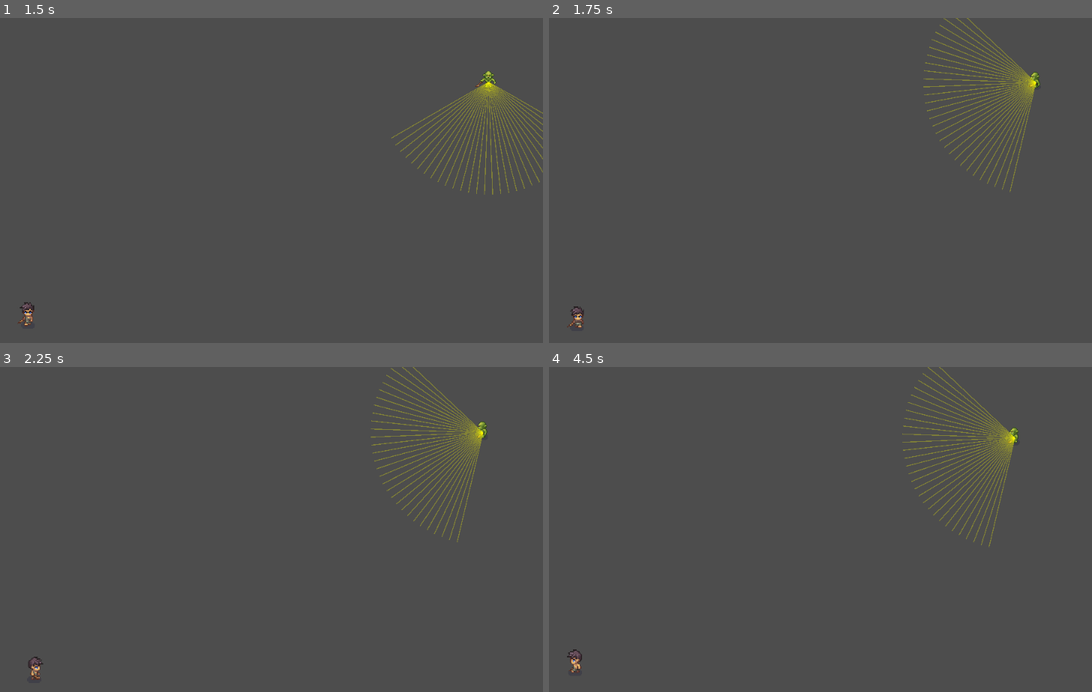
Above: before the commit, frames 1-4 (two rows, left to right).
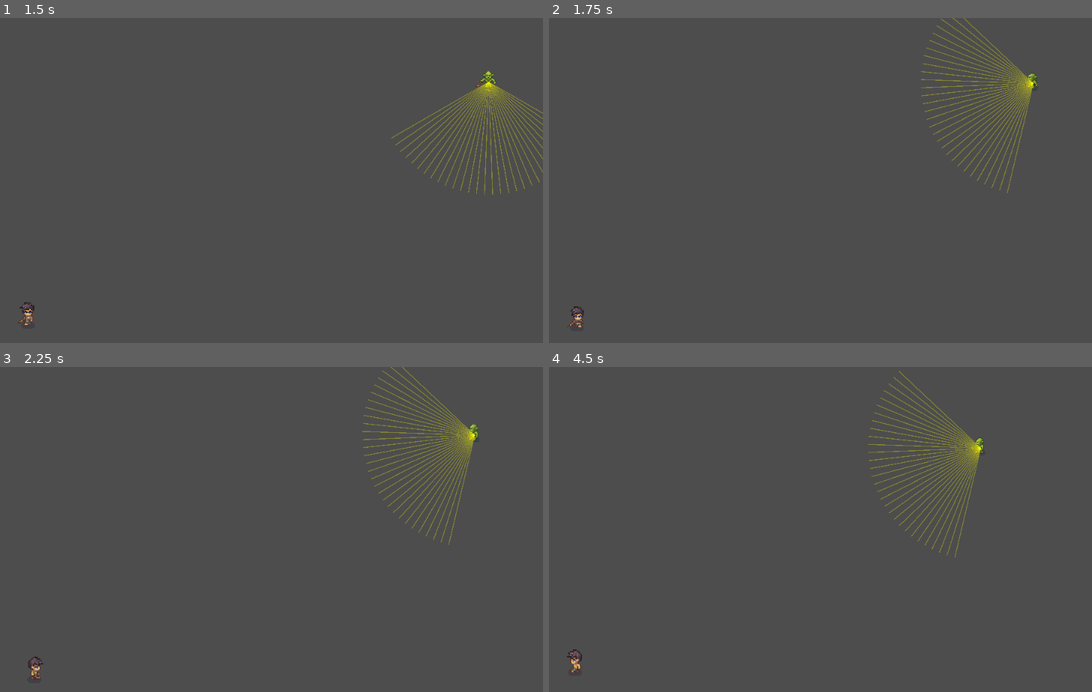
Above: after the commit, the same moments.

Repository: thorlorick/TheWhiteoutGame
Game: Godot game, scene res://scenes/level_one.tscn
Same seed, same stepped clock (60 frames per second), same inputs: the game is played once before the commit and once after it. The project has no main scene, so this scene is started directly.
Inputs:
- Up to frame 1 (1.5 s): tap Enter at 0.5 s; hold D (walk_right) 0.53-1.28 s; tap J (run) at 0.6 s; hold S (walk_down) from 1.28 s (still down); tap K (run_attack) at 1.35 s
- Up to frame 2 (1.75 s): keep holding S (walk_down)
- Up to frame 3 (2.25 s): release S (walk_down) at 2.03 s; hold D (walk_right) from 2.03 s (still down); tap J (run) at 2.1 s
- Up to frame 4 (4.5 s): release D (walk_right) at 2.78 s; hold W (walk_up) 2.78-3.53 s; tap K (run_attack) at 2.85, 4.35 s; hold A (walk_left) from 3.53 s (still down); tap J (run) at 3.6 s

Frame 1 is identical in both runs. In frame 2, 2.2% of the frame differs, in the area x 68-91%, y 0-54%; in frame 3, 2.3%; in frame 4, 2.9%, in the area x 58-87%, y 0-59%.

Commit message:
more urges

Diff:
--- a/scenes/enemy_orc.tscn
+++ b/scenes/enemy_orc.tscn
@@ -277,6 +277,8 @@
 
 [node name="SpeedComponent" type="Node" parent="." unique_id=1475648298]
 script = ExtResource("8_vckl6")
+base_speed = 25.0
+chase_speed = 40.0
 
 [node name="KnockbackComponent" type="Node" parent="." unique_id=1531630033]
 script = ExtResource("15_ut45h")
--- a/scripts/enemyScripts/actions_component.gd
+++ b/scripts/enemyScripts/actions_component.gd
@@ -7,82 +7,6 @@
 # Costs are base values for a 5/5/5/5 guard. Personality tuning comes later.
 # Chase appears in three goals — cost reflects motivation behind it.
 # -----------------------------------------------------------------------------
-var actions: Array = [
-
-	# --- BeSafe (is_safe: true) -------------------------------------------
-	{
-		"name":          "GoHome",
-		"cost":          1.0,
-		"preconditions": {"at_home": false},
-		"effects":       {"at_home": true, "is_safe": true}
-	},
-	{
-		"name":          "Flee",
-		"cost":          1.3,
-		"preconditions": {"threat_nearby": true},
-		"effects":       {"is_safe": true}
-	},
-	{
-		"name":          "Heal",
-		"cost":          1.0,
-		"preconditions": {"is_injured": true, "threat_nearby": false},
-		"effects":       {"is_safe": true}
-	},
-
-	# --- DoWork (working: true) -------------------------------------------
-	{
-		"name":          "Patrol",
-		"cost":          1.0,
-		"preconditions": {"is_safe": true, "sees_target": false},
-		"effects":       {"working": true, "at_home": false}
-	},
-	{
-		"name":          "StandGuard",
-		"cost":          1.0,
-		"preconditions": {"at_post": true, "sees_target": false},
-		"effects":       {"working": true}
-	},
-	{
-		"name":          "ChaseAsWork",
-		"cost":          1.5,
-		"preconditions": {"sees_target": true},
-		"effects":       {"working": true}
-	},
-
-	# --- ClearDanger (danger_cleared: true) -------------------------------
-	{
-		"name":          "Attack",
-		"cost":          1.0,
-		"preconditions": {"in_range": true, "meter_is_full": true},
-		"effects":       {"danger_cleared": true}
-	},
-	{
-		"name":          "HoldGround",
-		"cost":          1.8,
-		"preconditions": {"threat_nearby": true},
-		"effects":       {"danger_cleared": true}
-	},
-	{
-		"name":          "ChaseAsDanger",
-		"cost":          1.5,
-		"preconditions": {"sees_target": true},
-		"effects":       {"danger_cleared": true}
-	},
-
-	# --- ResolveUnknown (unknown_resolved: true) --------------------------
-	{
-		"name":          "Search",
-		"cost":          1.0,
-		"preconditions": {"target_lost": true},
-		"effects":       {"unknown_resolved": true}
-	},
-	{
-		"name":          "ChaseAsUnknown",
-		"cost":          1.2,
-		"preconditions": {"target_lost": true, "curiosity_high": true},
-		"effects":       {"unknown_resolved": true}
-	}
-]
 # -----------------------------------------------------------------------------
 # get_actions_with_costs
 # Returns actions array with costs calculated from current urge state.
--- a/scripts/enemyScripts/guard_agent.gd
+++ b/scripts/enemyScripts/guard_agent.gd
@@ -251,9 +251,9 @@
 func _replan() -> void:
 	var best_goal = planner.get_best_goal(goals.goals, _current_goal_name)
 
-	if planner.is_goal_satisfied(best_goal, world_state):
-		print(">>> REPLAN: goal already satisfied: %s" % best_goal["name"])  # NEW
-		return
+	#if planner.is_goal_satisfied(best_goal, world_state):
+	#	print(">>> REPLAN: goal already satisfied: %s" % best_goal["name"])  # NEW
+	#	return
 
 	var best_action = planner.get_best_action(best_goal, actions.get_actions_with_costs(urge), world_state)
 
